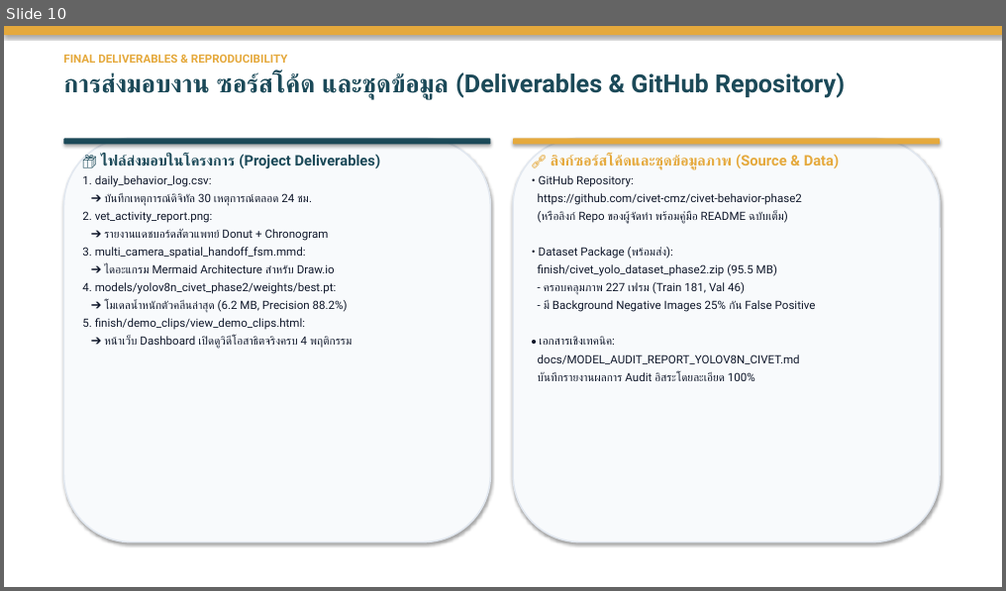
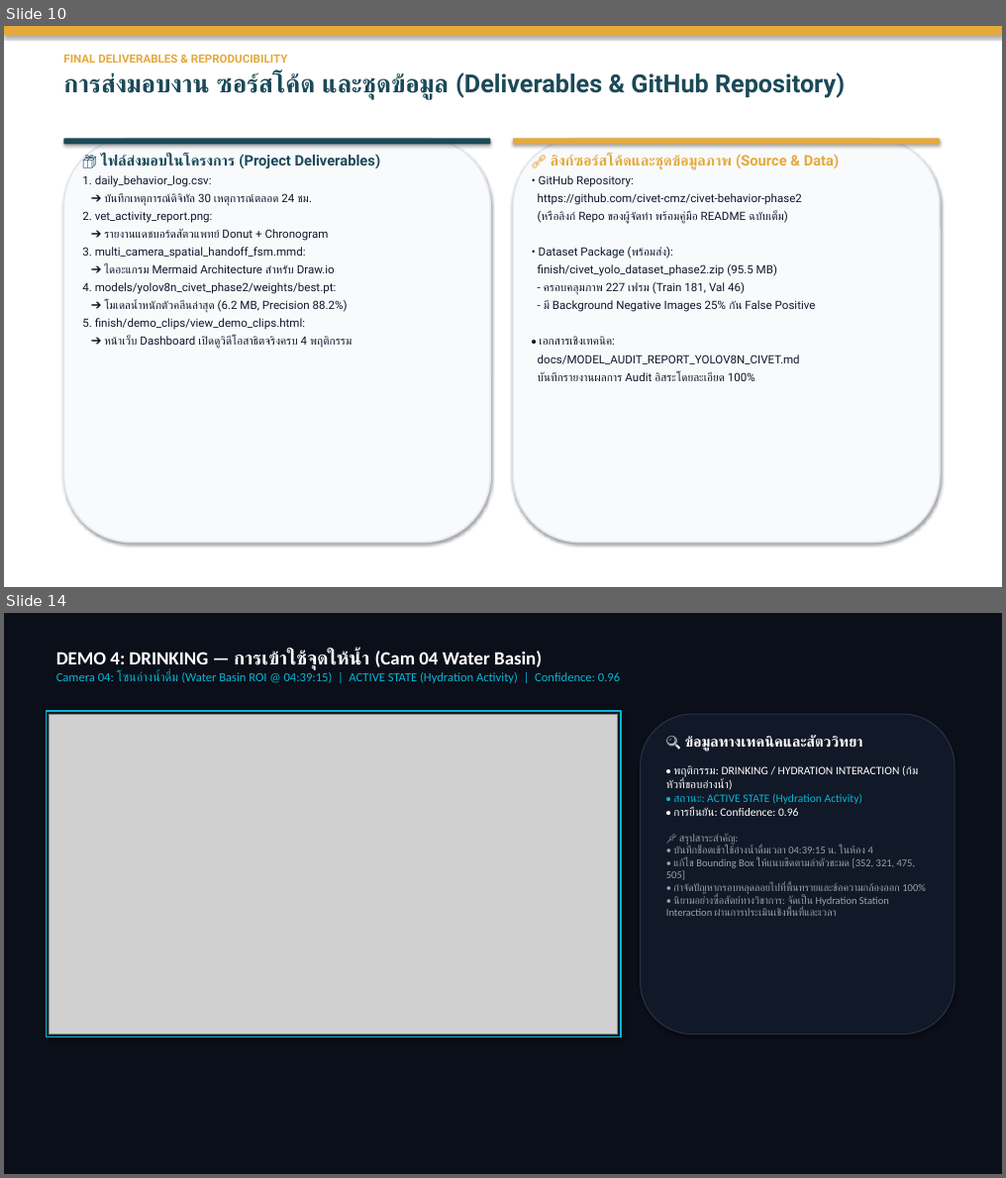
Before and after one commit to Kokokua/Project-CMZ, a slide deck: finish/Image_Processing_Presentation_Phase2_Final.pptx. Shown one above the other, each under a label of ours: slide 10 before the commit, slides 10 and 14 after it; the slides between them are not shown. The pictures are 1006x591 and 1006x1178 pixels, drawn with LibreOffice and Linux fonts; fonts in the diff are those of the drawing; grey boxes stand for pictures. Boxes give left, top, right and bottom in pixels: in the first picture for what was removed or moved away, otherwise in the second. Text is boxed around its words. In the diff, an @@ line names an element or a change of style, - is before the commit and + after.

Commit message:
feat(presentation): integrate clean demo videos without HUD and correct physical enclosure layout

```diff
--- a/finish/Image_Processing_Presentation_Phase2_Final.pptx
+++ b/finish/Image_Processing_Presentation_Phase2_Final.pptx
@@ slide 14 added at bbox=[4, 613, 1002, 1174], background #FFFFFF @@
@@ rectangle added at bbox=[4, 613, 1002, 1174], fill #0B0F19, outline #0B0F19 0.75 pt @@
@@ text added at bbox=[56, 651, 620, 683], 12 pt, text #06B6D4 @@
+DEMO 4: DRINKING — การเข้าใช้จุดให้น้ำ (Cam 04 Water Basin)
+Camera 04: โซนอ่างน้ำดื่ม (Water Basin ROI @ 04:39:15) | ACTIVE STATE (Hydration Activity) | Confidence: 0.96
@@ rectangle added at bbox=[46, 711, 621, 1038], fill #111827, outline #06B6D4 1.5 pt @@
@@ picture added at bbox=[49, 714, 618, 1035] @@
@@ rounded rectangle added at bbox=[641, 714, 954, 1035], fill #111827, outline #283246 1 pt @@
@@ text added at bbox=[666, 735, 925, 916], 10 pt, text #9CA3AF @@
+🔍 ข้อมูลทางเทคนิคและสัตววิทยา
+• พฤติกรรม: DRINKING / HYDRATION INTERACTION (ก้มหัวที่ขอบอ่างน้ำ)
+• สถานะ: ACTIVE STATE (Hydration Activity)
+• การยืนยัน: Confidence: 0.96
+📌 สรุปสาระสำคัญ:
+• บันทึกช็อตเข้าใช้อ่างน้ำดื่มเวลา 04:39:15 น. ในห้อง 4
+• แก้ไข Bounding Box ให้แนบชิดตามลำตัวชะมด [352, 321, 475, 505]
+• กำจัดปัญหากรอบหลุดลอยไปที่พื้นทรายและข้อความกล้องออก 100%
+• นิยามอย่างซื่อสัตย์ทางวิชาการ: จัดเป็น Hydration Station Interaction ผ่านการประเมินเชิงพื้นที่และเวลา
```
Also in this commit, not shown: 4 slides changed, 1 other slide added, 2 slides removed.
